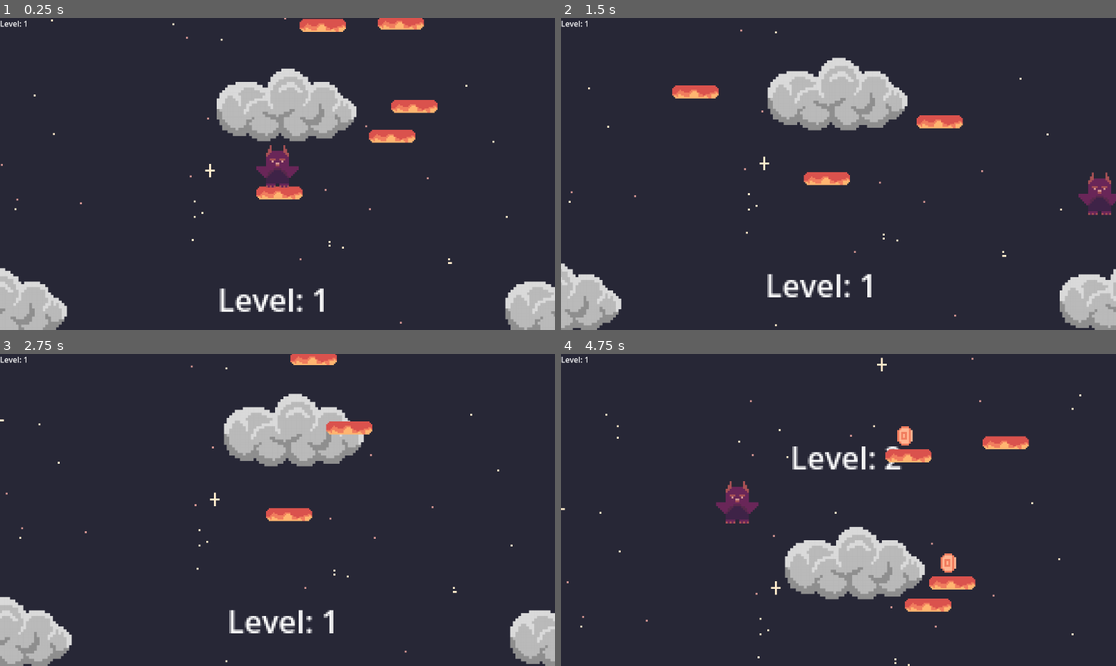
Above: before the commit, frames 1-4 (two rows, left to right).
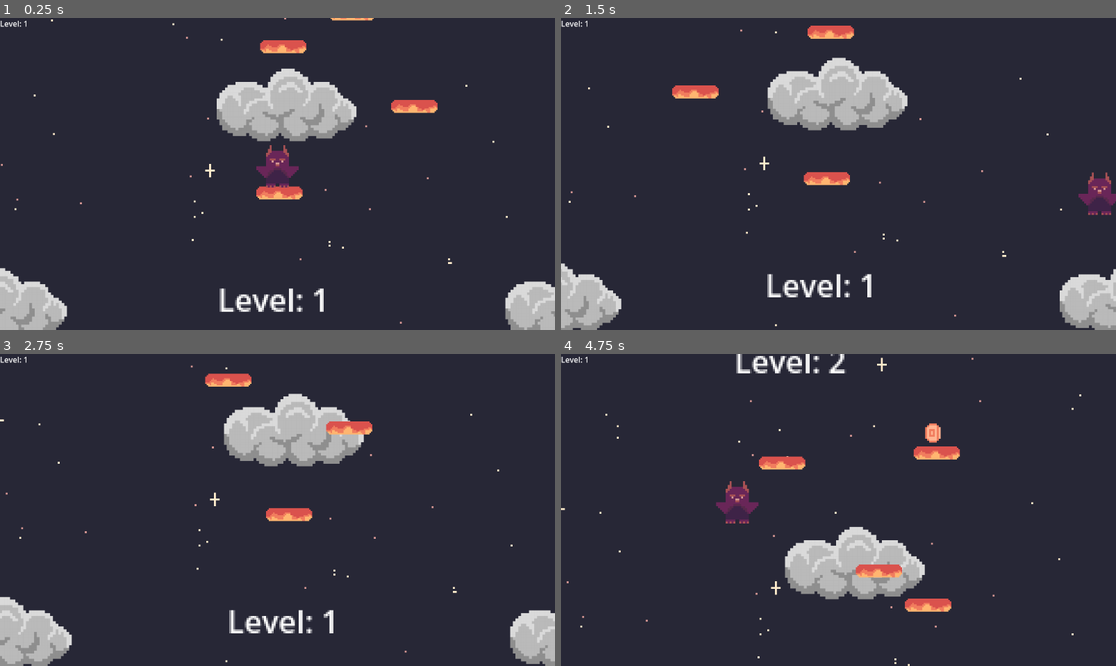
Above: after the commit, the same moments.

Repository: a-dughi/Custom-Office-Templates
Game: Godot game, scene res://Scenes/game.tscn
Same seed, same stepped clock (60 frames per second), same inputs: the game is played once before the commit and once after it.
Inputs:
- Up to frame 1 (0.25 s): no input
- Up to frame 2 (1.5 s): hold Right (right) from 0.53 s (still down); tap Up (jump) at 0.6, 0.77, 1.07, 1.35 s
- Up to frame 3 (2.75 s): tap Up (jump) at 1.52, 1.82, 2.1 s; release Right (right) at 2.03 s; hold Left (left) from 2.03 s (still down)
- Up to frame 4 (4.75 s): release Left (left) at 2.78 s; hold Right (right) 2.78-4.28 s; tap Up (jump) at 2.85, 3.02, 3.32, 3.6, 3.77, 4.07, 4.35, 4.52 s; hold Left (left) from 4.28 s (still down)

The runs differ from the first frame. In frame 1, 1.4% of the frame differs, in the area x 46-77%, y 0-41%; in frame 2, 0.7%; in frame 3, 0.6%; in frame 4, 3.5%, in the area x 31-85%, y 0-76%.

Commit message:
Fixed block spacing and added level text

Diff:
--- a/Scenes/game.tscn
+++ b/Scenes/game.tscn
@@ -108,10 +108,10 @@
 
 [node name="Level 2" type="Label" parent="Node"]
 z_index = -10
-offset_left = -31.0
-offset_top = -76.0
-offset_right = 27.0
-offset_bottom = -53.0
+offset_left = -60.0
+offset_top = -126.0
+offset_right = -2.0
+offset_bottom = -103.0
 size_flags_horizontal = 3
 size_flags_vertical = 10
 text = "Level: 2"
@@ -120,11 +120,44 @@
 
 [node name="Level 3" type="Label" parent="Node"]
 z_index = -10
-offset_left = -111.0
-offset_top = -189.0
-offset_right = -53.0
-offset_bottom = -166.0
+offset_left = 75.0
+offset_top = -524.0
+offset_right = 133.0
+offset_bottom = -501.0
 size_flags_horizontal = 3
 size_flags_vertical = 10
 text = "Level: 3"
 horizontal_alignment = 1
+
+[node name="Level 4" type="Label" parent="Node"]
+z_index = -10
+offset_left = -127.0
+offset_top = -920.0
+offset_right = -69.0
+offset_bottom = -897.0
+size_flags_horizontal = 3
+size_flags_vertical = 10
+text = "Level: 4"
+horizontal_alignment = 1
+
+[node name="Level 5" type="Label" parent="Node"]
+z_index = -10
+offset_left = -30.0
+offset_top = -1318.0
+offset_right = 28.0
+offset_bottom = -1295.0
+size_flags_horizontal = 3
+size_flags_vertical = 10
+text = "Level: 5"
+horizontal_alignment = 1
+
+[node name="Level 6" type="Label" parent="Node"]
+z_index = -10
+offset_left = 90.0
+offset_top = -1726.0
+offset_right = 148.0
+offset_bottom = -1703.0
+size_flags_horizontal = 3
+size_flags_vertical = 10
+text = "Level: 6"
+horizontal_alignment = 1
--- a/Scripts/character_body_2d.gd
+++ b/Scripts/character_body_2d.gd
@@ -9,7 +9,8 @@
 # Get the gravity from the project settings to be synced with RigidBody nodes.
 var gravity = ProjectSettings.get_setting("physics/2d/default_gravity")
 
-
+#default godot code for physics of a character
+#allows character to jump, move left, and move right
 func _physics_process(delta):
 	characterPos = global_position.y
 	add_level()
@@ -33,8 +34,17 @@
 
 @onready var level_text = $CanvasLayer/Level
 
+#changes level based on which range of elevation the character is in
 func add_level():
 	if characterPos > -50 && characterPos < 100:
 			level_text.text = "Level: 1"
-	if characterPos > -150 && characterPos < -50:
+	if characterPos > -450 && characterPos < -50:
 			level_text.text = "Level: 2"
+	if characterPos > -850 && characterPos < -450:
+			level_text.text = "Level: 3"
+	if characterPos > -1250 && characterPos < -850:
+			level_text.text = "Level: 4"
+	if characterPos > -1650 && characterPos < -1250:
+			level_text.text = "Level: 5"
+	if characterPos > -2050 && characterPos < -1650:
+			level_text.text = "Level: 6"
--- a/Scripts/dying.gd
+++ b/Scripts/dying.gd
@@ -1,9 +1,9 @@
 extends Area2D
 
 @onready var timer = $Timer
-
+#when character collides with the dead zone, start a timer
 func _on_body_entered(body):
 	timer.start()
-
+#after the timer finishes, the scene is reset
 func _on_timer_timeout():
 	get_tree().reload_current_scene()
--- a/Scripts/game.gd
+++ b/Scripts/game.gd
@@ -5,7 +5,7 @@
 
 var xPos = []
 var yPos = []
-var numLevels = 1
+var numLevels = 6
 
 # Called when the node enters the scene tree for the first time.
 
@@ -13,7 +13,7 @@
 	# Replace with function body.
 		_position()
 
-		for i in range(5*numLevels):
+		for i in range(16*numLevels):
 			var new_block = block.instantiate()
 
 			new_block.global_position.x = xPos[i]
@@ -30,14 +30,14 @@
 func _position():
 	for i in range(numLevels):
 		var j = 0;
-		while j<5:
-			var xTemp = randf_range(0, 100)
-			var yTemp = randf_range(-200, 50)
+		while j<16:
+			var xTemp = randf_range(-50, 100)
+			var yTemp = randf_range(-400*(i+1), (-400*(i+1))+400)
 			var present = false
 			for k in range(xPos.size()):
 				var xPrev = xPos[k]
 				var yPrev = yPos[k]
-				if ((xTemp<xPrev+40) && (xTemp>xPrev-40)) && ((yTemp<yPrev+50) && (yTemp>yPrev-50)):
+				if ((xTemp<xPrev+35) && (xTemp>xPrev-35)) && ((yTemp<yPrev+35) && (yTemp>yPrev-35)):
 					present = true
 
 			if present:
@@ -50,6 +50,7 @@
 
 
 
+
 # Called every frame. 'delta' is the elapsed time since the previous frame.
 func _process(_delta):
 
